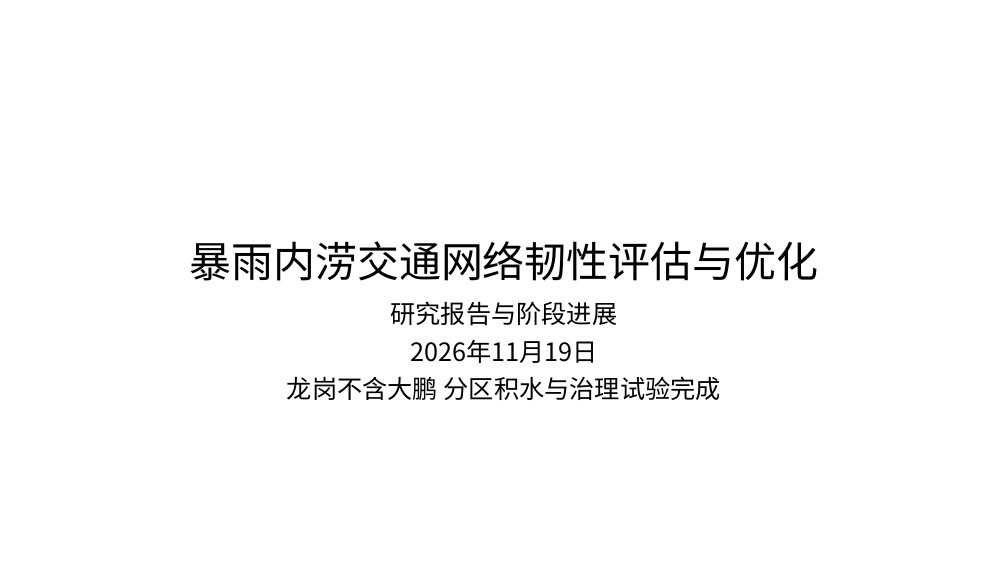
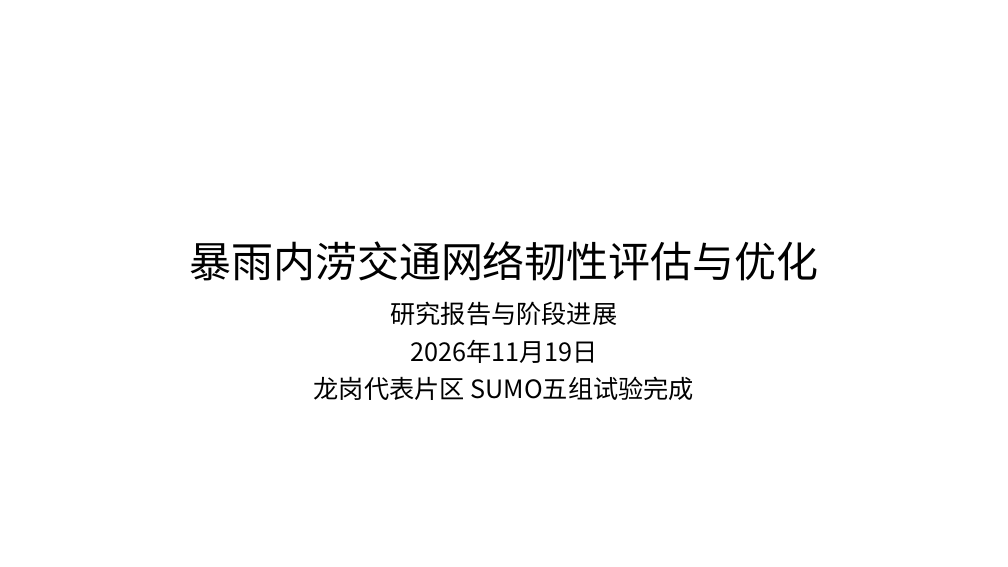
Before and after one commit to zhzhzh666/jiaotong, a slide deck: slide 1 of docs/deliverables/开题与阶段进展汇报.pptx. Drawn at 1008x567 pixels with LibreOffice and Linux fonts; fonts in the diff are those of the drawing. Boxes give left, top, right and bottom in pixels: in the first picture for what was removed or moved away, otherwise in the second. Text is boxed around its words. In the diff, an @@ line names an element or a change of style, - is before the commit and + after.

```diff
--- a/docs/deliverables/开题与阶段进展汇报.pptx
+++ b/docs/deliverables/开题与阶段进展汇报.pptx
@@ subtitle at (314,376,695,400): text changed @@
-龙岗不含大鹏 分区积水与治理试验完成
+龙岗代表片区 SUMO五组试验完成
```
Also in this commit, not shown: 7 other slides changed, 5 slides added, 17 other files.
